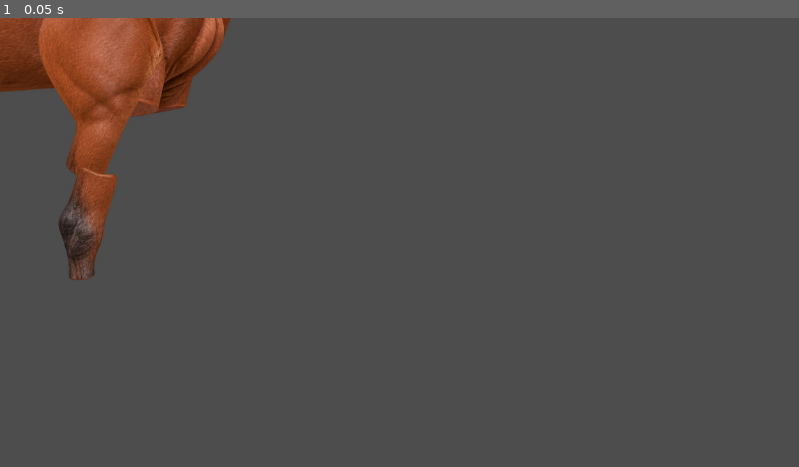
Above: before the commit, frame 1.
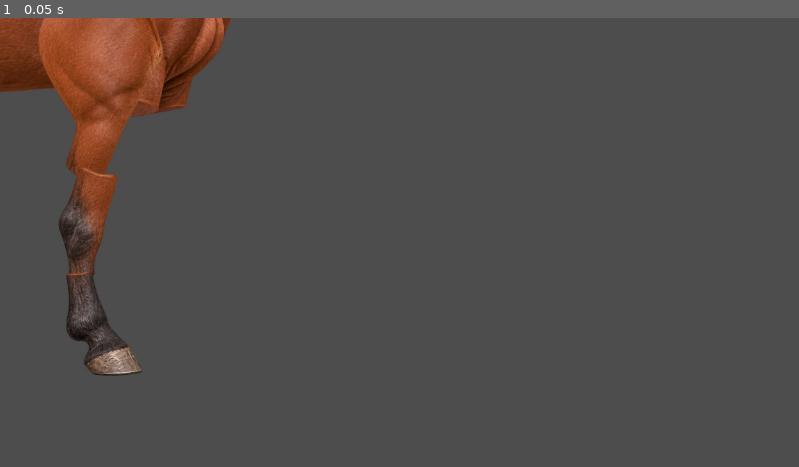
Above: after the commit, the same moment.

Repository: marceldubrig-hash/Pferd-und-Steve
Game: Godot game, scene res://scenes/horse_cutout_rig.tscn
The game is run twice, just before and just after one commit, with the same random seed, the same clock (stepped at 60 frames per second) and the same inputs. This scene is started directly instead of the project's main scene.
Inputs:
- Up to frame 1 (0.05 s): no input

The runs differ from the first frame. In frame 1, 0.8% of the frame differs, in the area x 8-18%, y 56-80%.

Commit message:
Attach hoof segment to first front leg

Diff:
--- a/scenes/horse_cutout_rig.tscn
+++ b/scenes/horse_cutout_rig.tscn
@@ -13,6 +13,10 @@
 [sub_resource type="AtlasTexture" id="AtlasTexture_front_left_lower"]
 atlas = ExtResource("5_front_sheet")
 region = Rect2(208, 651, 171, 330)
+
+[sub_resource type="AtlasTexture" id="AtlasTexture_front_left_hoof"]
+atlas = ExtResource("5_front_sheet")
+region = Rect2(240, 1000, 222, 305)
 
 [node name="HorseCutoutRig" type="Node2D"]
 
@@ -59,8 +63,11 @@
 texture = SubResource("AtlasTexture_front_left_lower")
 
 [node name="HoofPivot" type="Node2D" parent="FrontLeftColumn/Upper/LowerPivot/Lower"]
+position = Vector2(-21.145, 149.993)
 
 [node name="Hoof" type="Sprite2D" parent="FrontLeftColumn/Upper/LowerPivot/Lower/HoofPivot"]
+position = Vector2(67.359, 138.418)
+texture = SubResource("AtlasTexture_front_left_hoof")
 
 [node name="HindNear" type="Node2D" parent="."]
 
Not shown: 1 places in scenes/horse_cutout_rig.tscn that only renumber resources
